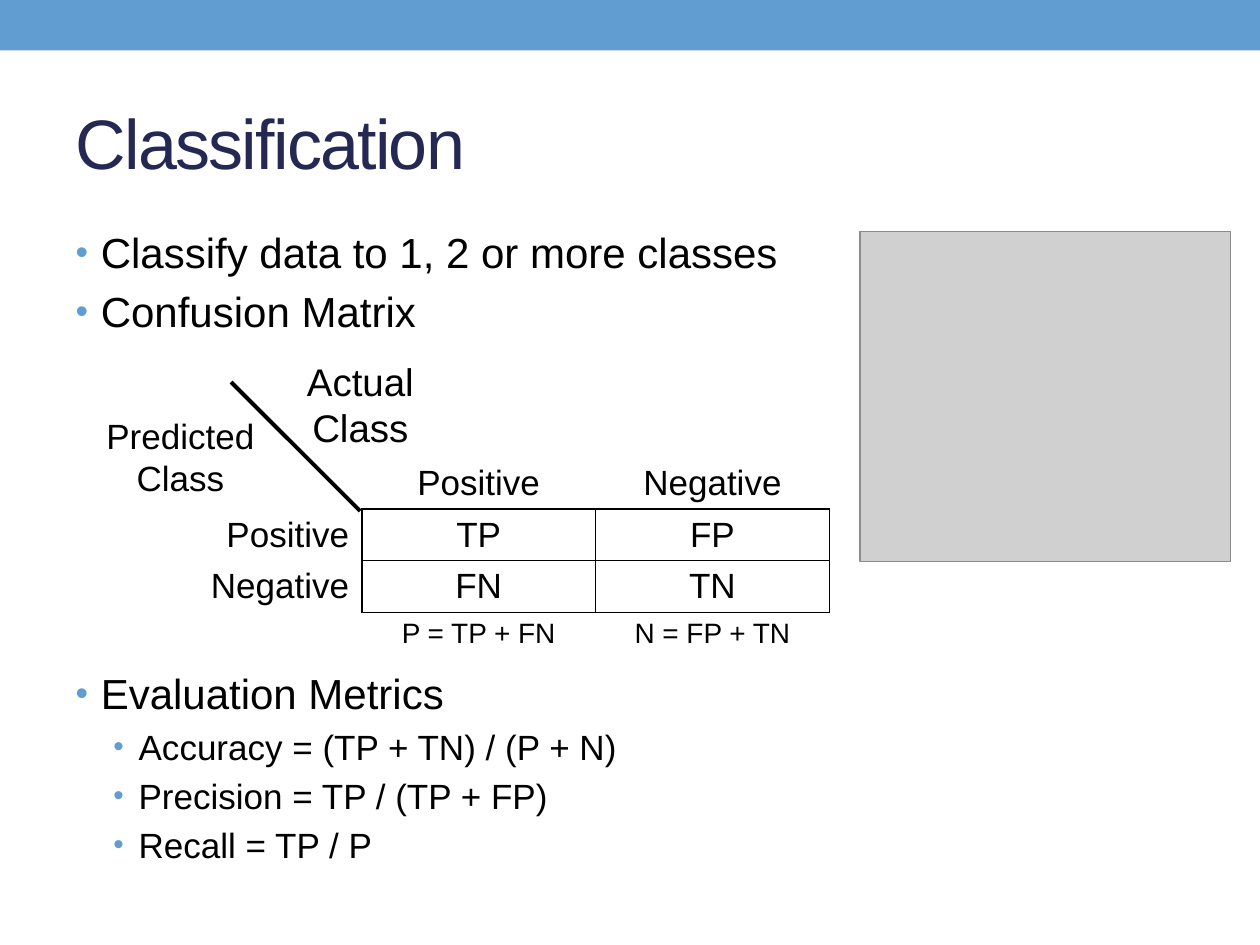
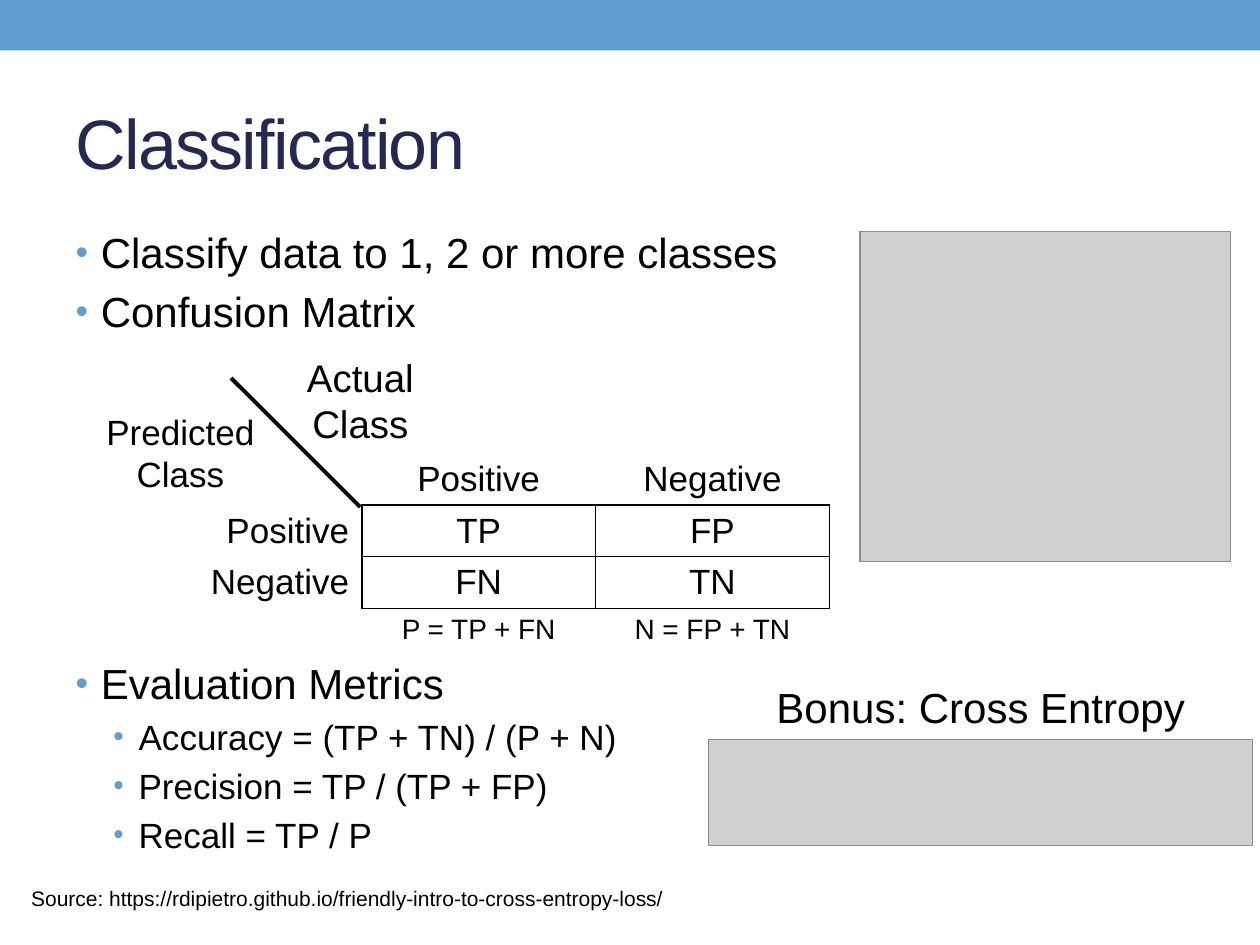
Before and after one commit to thdiaman/deep-learning, a slide deck: slide 7 of presentations/DeepLearningKeras.pptx. Drawn at 1260x945 pixels with LibreOffice and Linux fonts; fonts in the diff are those of the drawing; grey boxes stand for pictures. Boxes give left, top, right and bottom in pixels: in the first picture for what was removed or moved away, otherwise in the second. Text is boxed around its words. In the diff, an @@ line names an element or a change of style, - is before the commit and + after.

Commit message:
Update slides

```diff
--- a/presentations/DeepLearningKeras.pptx
+++ b/presentations/DeepLearningKeras.pptx
@@ text "Classify data to 1, 2 ..." rewrapped from (101, 237, 777, 859) to (101, 237, 777, 849) @@
@@ 2 texts, 1 line: place and size @@
-2 texts, 1 line at (106, 368, 414, 512)
+2 texts, 1 line at (106, 364, 414, 507)
@@ text added at (776, 693, 1185, 731), 24 pt, text #000000 @@
+Bonus: Cross Entropy
@@ picture added at (709, 740, 1254, 845) @@
@@ text added at (31, 890, 662, 911), 12 pt, text #000000 @@
+Source: https://rdipietro.github.io/friendly-intro-to-cross-entropy-loss/
```
Also in this commit, not shown: 3 slides added, 1 other file.
